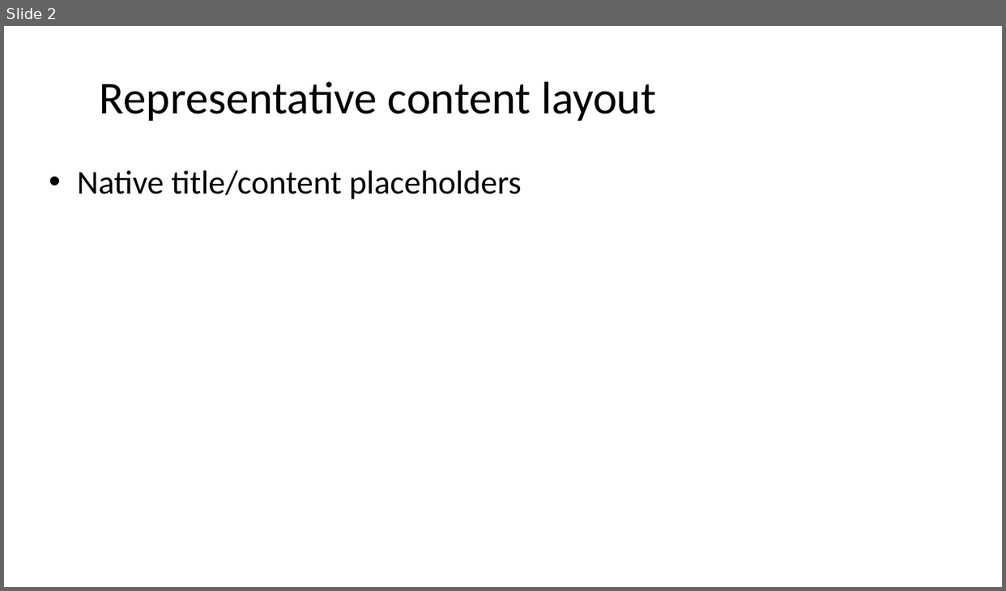
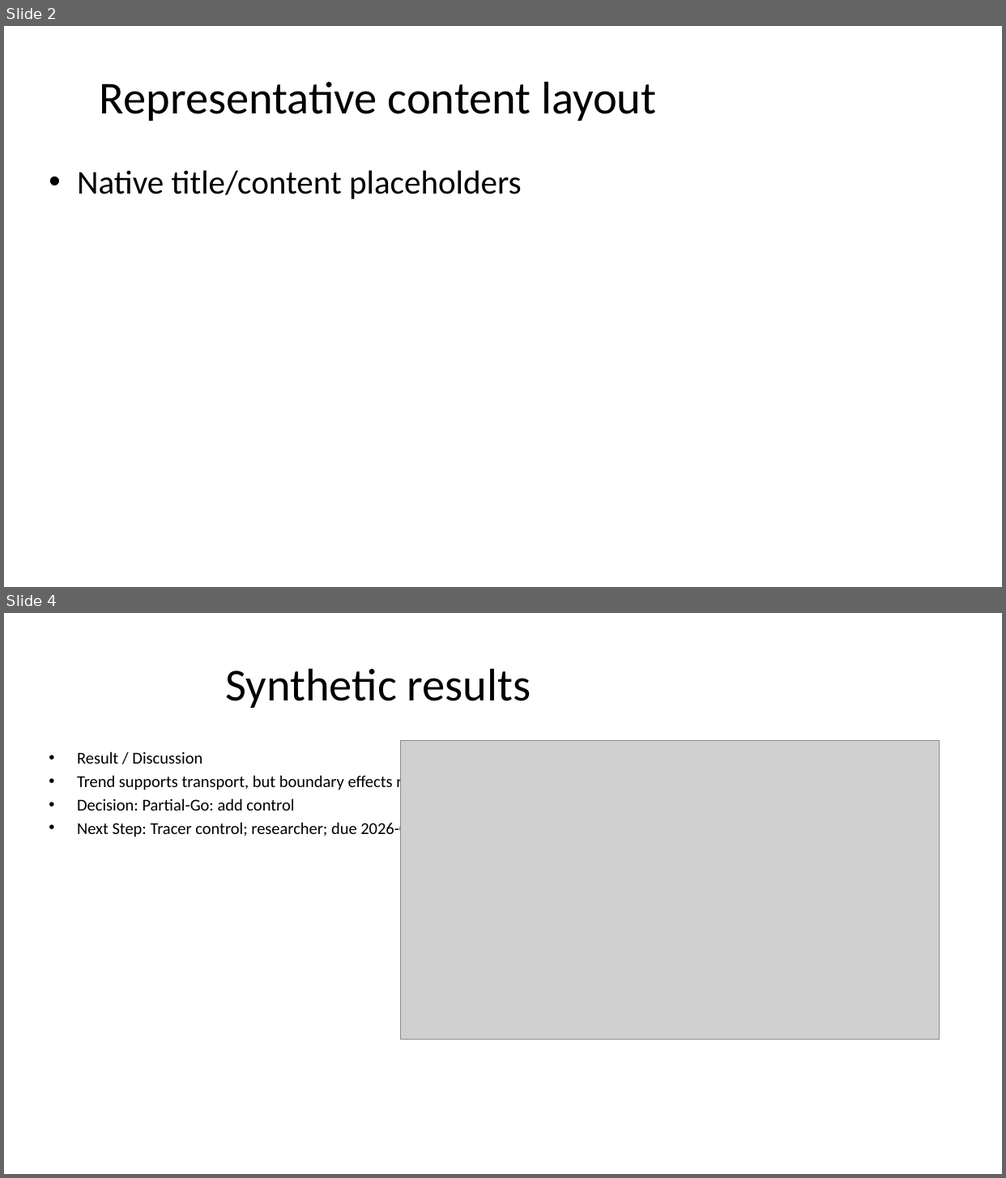
Before and after one commit to Gary0915/AI-Research-SKILLs, a slide deck: thesis-deck-system/artifacts/phase1/master_first_build.pptx. Shown one above the other, each under a label of ours: slide 2 before the commit, slides 2 and 4 after it; the slides between them are not shown. The pictures are 1006x591 and 1006x1178 pixels, drawn with LibreOffice and Linux fonts; fonts in the diff are those of the drawing; grey boxes stand for pictures. Boxes give left, top, right and bottom in pixels: in the first picture for what was removed or moved away, otherwise in the second. Text is boxed around its words. In the diff, an @@ line names an element or a change of style, - is before the commit and + after.

```diff
--- a/thesis-deck-system/artifacts/phase1/master_first_build.pptx
+++ b/thesis-deck-system/artifacts/phase1/master_first_build.pptx
@@ slide 4 added at (x1=4, y1=613, x2=1002, y2=1174), background #FFFFFF @@
@@ title added at (x1=225, y1=668, x2=531, y2=708), 44 pt, text #000000 @@
+Synthetic results
@@ text added at (x1=77, y1=752, x2=444, y2=839), 16 pt, text #000000 @@
+• Result / Discussion
+• Trend supports transport, but boundary effects remain unresolved.
+• Decision: Partial-Go: add control
+• Next Step: Tracer control; researcher; due 2026-09-02
@@ picture added at (x1=401, y1=740, x2=940, y2=1040) @@
```
Also in this commit, not shown: 1 other slide added, 2 slides removed, 48 other files.
